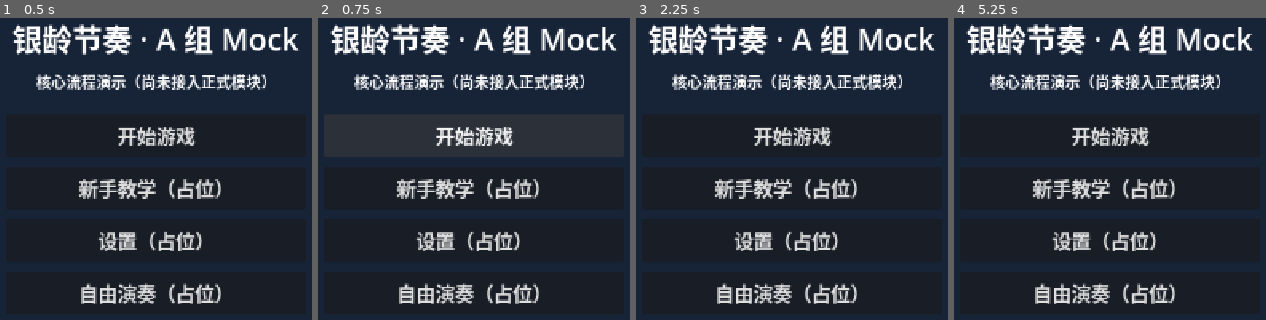
Above: before the commit, frames 1-4 (left to right).
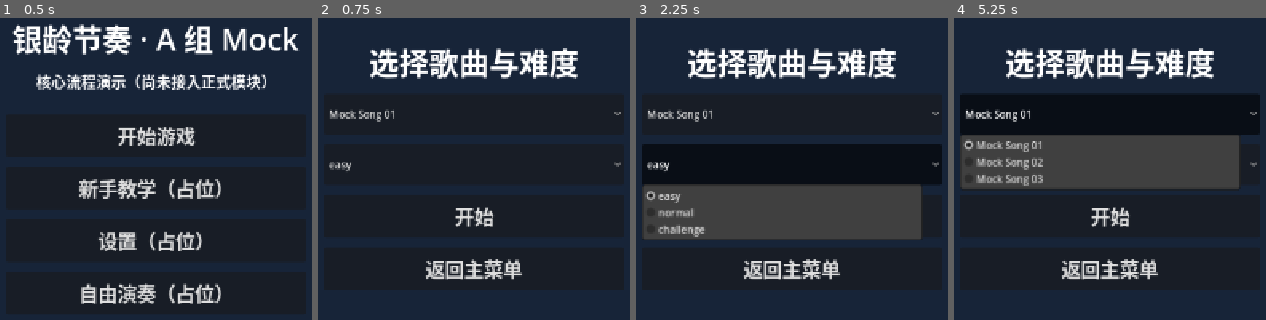
Above: after the commit, the same moments.

Repository: molang12123/Multimedia-project
Game: Godot game, scene res://scenes/core/bootstrap.tscn
Two runs of this game, one before a commit and one after it. Both use one fixed random seed, a clock stepped at 60 frames per second and the inputs below.
Inputs (mouse positions are in pixels of both pictures, inside the frame that each line leads up to):
- Up to frame 1 (0.5 s): no input
- Up to frame 2 (0.75 s): click "开始游戏" at 0.5 s
- Up to frame 3 (2.25 s): click "开始游戏" (after the commit: "返回主菜单") at 1.25 s; click (792, 165) at 2 s, where only the run after the commit has a clickable "easy"
- Up to frame 4 (5.25 s): click (1110, 165) at 2.75 s, where only the run after the commit has a clickable "easy"; click (1110, 217) at 3.5 s, where only the run after the commit has a clickable "开始"; click (1110, 217) at 4.25 s, where only the run after the commit has a clickable "开始"; click (1110, 114) at 5 s, where only the run after the commit has a clickable "Mock Song 01"

Frame 1 is identical in both runs. In frame 2, 19% of the frame differs, in the area x 3-98%, y 1-95%; in frame 3, 35%; in frame 4, 39%, in the area x 1-99%, y 1-95%.

Commit message:
fix(core): register mock navigation screens directly with GameManager

Diff:
--- a/scripts/mocks/mock_main_menu.gd
+++ b/scripts/mocks/mock_main_menu.gd
@@ -2,6 +2,8 @@
 ## A-only temporary main menu.
 
 func _ready() -> void:
+	# Explicit UI registration makes navigation independent of scene_changed timing.
+	GameManager.bind_screen(self)
 	var column := MockUIHelper.make_page(self, "银龄节奏 · A 组 Mock")
 	MockUIHelper.add_label(column, "核心流程演示（尚未接入正式模块）", 24)
 	MockUIHelper.add_button(column, "开始游戏").pressed.connect(func(): start_pressed.emit())
